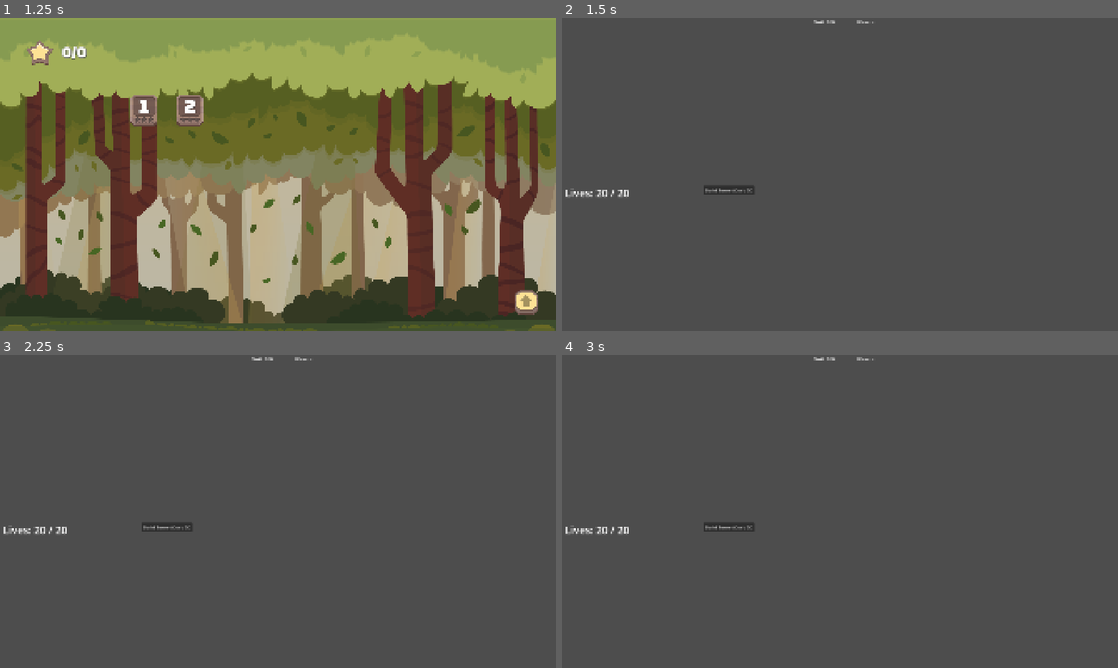
Above: before the commit, frames 1-4 (two rows, left to right).
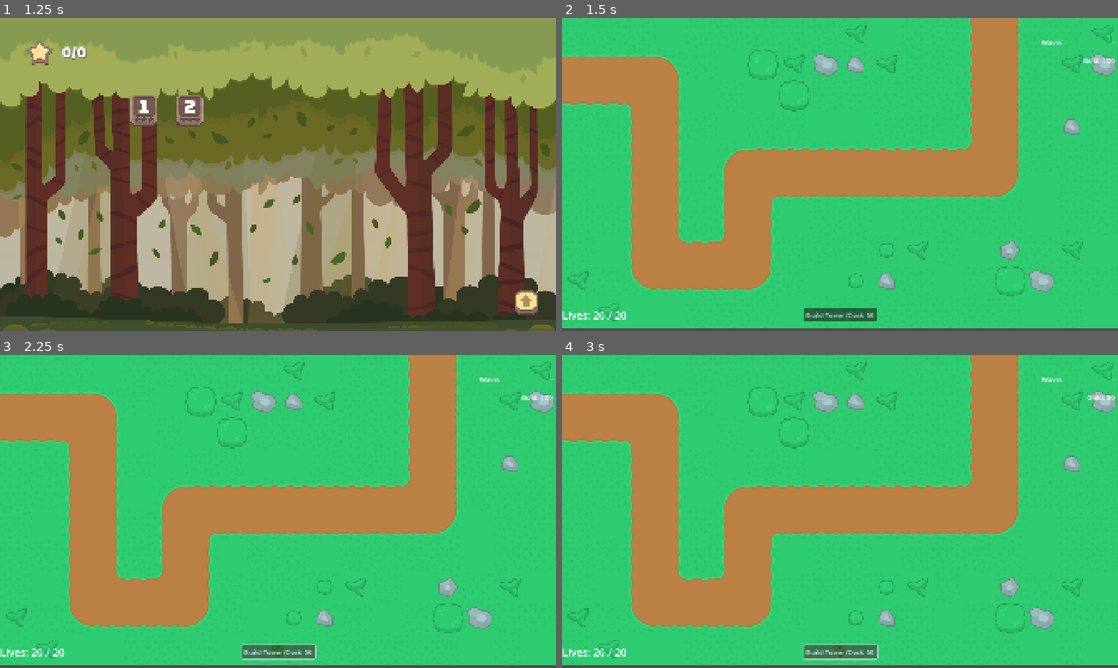
Above: after the commit, the same moments.

Repository: xMOROx/tower-defense-2d
Game: Godot game, scene res://scenes/ui/MainMenu.tscn
The game is run twice, just before and just after one commit, with the same random seed, the same clock (stepped at 60 frames per second) and the same inputs.
Inputs (mouse positions are in pixels of both pictures, inside the frame that each line leads up to):
- Up to frame 1 (1.25 s): click "PLAY" at 0.5 s
- Up to frame 2 (1.5 s): click "1" at 1.25 s
- Up to frame 3 (2.25 s): click (278, 652) at 2 s, where only the run after the commit has a clickable "Build Tower (Cost: 50)"
- Up to frame 4 (3 s): click (840, 652) at 2.75 s, where only the run after the commit has a clickable "Build Tower (Cost: 50)"

Frame 1 is identical in both runs. In frame 2, 99% of the frame differs, in the area x 0-100%, y 0-100%; in frame 3, 99%; in frame 4, 99%.

Commit message:
Scalable UI

Diff:
--- a/scenes/maps/Level_1.tscn
+++ b/scenes/maps/Level_1.tscn
@@ -8,6 +8,7 @@
 [ext_resource type="PackedScene" uid="uid://cdbsdv6gi1k0g" path="res://scenes/enemies/enemy.tscn" id="4_bsx1b"]
 [ext_resource type="Script" uid="uid://etm7lcl52ic" path="res://src/Hud.gd" id="5_ladvl"]
 [ext_resource type="PackedScene" uid="uid://dhic07exb4uhr" path="res://scenes/ui/TowerUpgradeMenu.tscn" id="6_n8iyc"]
+[ext_resource type="Script" uid="uid://djg5lxas2wk88" path="res://src/ui/ScalableCamera2D.gd" id="9_68xhw"]
 
 [sub_resource type="Curve2D" id="Curve2D_jclyi"]
 _data = {
@@ -34,97 +35,121 @@
 size = Vector2(80.5785, 105.176)
 
 [node name="Map1" type="Node2D"]
-visible = false
 script = ExtResource("1_55yl8")
 basic_tower_scene = ExtResource("2_vkvtd")
 
-[node name="Layer_ground" type="TileMapLayer" parent="."]
+[node name="World" type="Node2D" parent="."]
+
+[node name="Layer_ground" type="TileMapLayer" parent="World"]
 tile_map_data = PackedByteArray("AAAAAAAAAgABAAEAAAAAAAEAAgABAAIAAAAAAAIAAgABAAAAAAAAAAMAAgABAAEAAAAAAAQAAgABAAEAAAAAAA …(2800 unchanged characters)…
 tile_set = ExtResource("1_63i5o")
 
-[node name="Layer_objects" type="TileMapLayer" parent="."]
+[node name="Layer_objects" type="TileMapLayer" parent="World"]
 tile_map_data = PackedByteArray("AAAGAAEAAgAPAAUAAAAHAAIAAgAPAAUAAAAHAAEAAgARAAUAAAAKAAEAAgARAAUAAAAJAAAAAgARAAUAAAAQAA …(256 unchanged characters)…
 tile_set = ExtResource("1_63i5o")
 
-[node name="WaveManager" parent="." instance=ExtResource("2_55yl8")]
+[node name="WaveManager" parent="World" instance=ExtResource("2_55yl8")]
 spawner_node_path = NodePath("../EnemySpawner")
 wave_data_file = "res://assets/waves/map1.json"
 
-[node name="EnemySpawner" type="Node2D" parent="."]
+[node name="EnemySpawner" type="Node2D" parent="World"]
 position = Vector2(-2, 127.548)
 scale = Vector2(25.1814, -45.4777)
 script = ExtResource("3_tuf7a")
 enemy_scene = ExtResource("4_bsx1b")
 enemy_path_nodepath = NodePath("../EnemyPath")
 
-[node name="EnemyContainer" type="Node" parent="EnemySpawner"]
+[node name="EnemyContainer" type="Node" parent="World/EnemySpawner"]
 
-[node name="EnemyPath" type="Path2D" parent="."]
+[node name="EnemyPath" type="Path2D" parent="World"]
 curve = SubResource("Curve2D_jclyi")
+
+[node name="PathBlocker" type="Area2D" parent="World"]
+collision_layer = 32
+collision_mask = 0
+
+[node name="CollisionShape2D" type="CollisionShape2D" parent="World/PathBlocker"]
+position = Vector2(125, 127.548)
+shape = SubResource("RectangleShape2D_bwlk2")
+
+[node name="CollisionShape2D2" type="CollisionShape2D" parent="World/PathBlocker"]
+position = Vector2(195.339, 374.395)
+shape = SubResource("RectangleShape2D_ugr47")
+
+[node name="CollisionShape2D3" type="CollisionShape2D" parent="World/PathBlocker"]
+position = Vector2(893, 187)
+shape = SubResource("RectangleShape2D_fxa07")
+
+[node name="CollisionShape2D4" type="CollisionShape2D" parent="World/PathBlocker"]
+position = Vector2(582.544, 321.141)
+shape = SubResource("RectangleShape2D_prr5q")
+
+[node name="CollisionShape2D5" type="CollisionShape2D" parent="World/PathBlocker"]
+position = Vector2(384.225, 470.345)
+shape = SubResource("RectangleShape2D_68xhw")
+
+[node name="CollisionShape2D6" type="CollisionShape2D" parent="World/PathBlocker"]
+position = Vector2(290.939, 512.034)
+shape = SubResource("RectangleShape2D_hekkk")
+
+[node name="TowersContainer" type="Node2D" parent="World"]
+
+[node name="Camera2D" type="Camera2D" parent="World"]
+scale = Vector2(0.548455, 0.328243)
+limit_left = 0
+limit_top = 0
+script = ExtResource("9_68xhw")
 
 [node name="HUD" type="CanvasLayer" parent="."]
 script = ExtResource("5_ladvl")
 
 [node name="LivesLabel" type="Label" parent="HUD"]
 anchors_preset = -1
-anchor_right = 1.0
-anchor_bottom = 0.988
-offset_left = 10.0
-offset_top = 578.0
-offset_right = -942.0
-offset_bottom = -12.224
+offset_top = 999.515
+offset_right = 302.0
+offset_bottom = 1049.52
 theme_override_font_sizes/font_size = 36
+text = "Lives placeholder"
 metadata/_edit_use_anchors_ = true
 
 [node name="CurrencyLabel" type="Label" parent="HUD"]
-offset_left = 867.0
-offset_right = 992.0
-offset_bottom = 23.0
+anchors_preset = -1
+anchor_left = 0.000219027
+anchor_top = 0.000418882
+anchor_right = -0.0409268
+anchor_bottom = 0.000418882
+offset_left = 1654.24
+offset_top = 127.095
+offset_right = 1985.24
+offset_bottom = 177.095
+theme_override_font_sizes/font_size = 24
+text = "Currency placeholder"
+horizontal_alignment = 2
 metadata/_edit_use_anchors_ = true
 
 [node name="WaveLabel" type="Label" parent="HUD"]
-offset_left = 1018.0
-offset_right = 1151.0
-offset_bottom = 23.0
+anchors_preset = -1
+anchor_left = 0.000178019
+anchor_top = 0.000360023
+anchor_right = 0.0241364
+anchor_bottom = 0.0114711
+offset_left = 1654.66
+offset_top = 64.6112
+offset_right = 1860.66
+offset_bottom = 98.6112
+theme_override_font_sizes/font_size = 24
+text = "Wave placeholder"
+horizontal_alignment = 3
 metadata/_edit_use_anchors_ = true
 
 [node name="TowerUpgradeMenu" parent="HUD" instance=ExtResource("6_n8iyc")]
 visible = false
 
 [node name="BuildTowerButton" type="Button" parent="HUD"]
-offset_left = 489.0
-offset_top = 577.0
-offset_right = 660.0
-offset_bottom = 608.0
+offset_left = 835.0
+offset_top = 999.515
+offset_right = 1006.0
+offset_bottom = 1030.52
+scale = Vector2(1.44, 1.44)
 text = "Build Tower (Cost 50)"
 metadata/_edit_use_anchors_ = true
-
-[node name="PathBlocker" type="Area2D" parent="."]
-collision_layer = 32
-collision_mask = 0
-
-[node name="CollisionShape2D" type="CollisionShape2D" parent="PathBlocker"]
-position = Vector2(125, 127.548)
-shape = SubResource("RectangleShape2D_bwlk2")
-
-[node name="CollisionShape2D2" type="CollisionShape2D" parent="PathBlocker"]
-position = Vector2(195.339, 374.395)
-shape = SubResource("RectangleShape2D_ugr47")
-
-[node name="CollisionShape2D3" type="CollisionShape2D" parent="PathBlocker"]
-position = Vector2(893, 187)
-shape = SubResource("RectangleShape2D_fxa07")
-
-[node name="CollisionShape2D4" type="CollisionShape2D" parent="PathBlocker"]
-position = Vector2(582.544, 321.141)
-shape = SubResource("RectangleShape2D_prr5q")
-
-[node name="CollisionShape2D5" type="CollisionShape2D" parent="PathBlocker"]
-position = Vector2(384.225, 470.345)
-shape = SubResource("RectangleShape2D_68xhw")
-
-[node name="CollisionShape2D6" type="CollisionShape2D" parent="PathBlocker"]
-position = Vector2(290.939, 512.034)
-shape = SubResource("RectangleShape2D_hekkk")
-
-[node name="TowersContainer" type="Node2D" parent="."]
--- a/src/maps/Level1.gd
+++ b/src/maps/Level1.gd
@@ -1,7 +1,7 @@
 extends Node2D
 
 @onready var build_tower_button: Button = $HUD/BuildTowerButton
-@onready var towers_container: Node2D = $TowersContainer
+@onready var towers_container: Node2D = $World/TowersContainer
 @onready var upgrade_menu: Control = $HUD/TowerUpgradeMenu
 
 
--- /dev/null
+++ b/src/ui/ScalableCamera2D.gd
@@ -0,0 +1,24 @@
+extends Camera2D
+
+@onready var tilemap_layer = get_node("../Layer_ground") # Adjust the path to your TileMapLayer
+
+func _ready():
+	var tile_set = tilemap_layer.tile_set
+	if tile_set:
+		var cell_size = tile_set.tile_size # Access tile_size from the TileSet
+		var used_rect = tilemap_layer.get_used_rect()
+		var tilemap_size_pixels = used_rect.size * cell_size
+		var viewport_size = get_viewport_rect().size
+
+		# print("cell_size: " + cell_size + " used_rect: " + used_rect + " tilemap_size_pixels: " + tilemap_size_pixels + " viewport_size: " + viewport_size)
+
+		if cell_size.x > 0 and cell_size.y > 0:
+			var zoom_x = viewport_size.x / tilemap_size_pixels.x
+			var zoom_y = viewport_size.y / tilemap_size_pixels.y
+
+			zoom = Vector2(min(zoom_x, zoom_y), min(zoom_x, zoom_y))
+			# position = tilemap_size_pixels / 2 * cell_size # Adjust centering
+		else:
+			printerr("Error: Invalid cell size in TileSet!")
+	else:
+		printerr("Error: TileMapLayer does not have a TileSet assigned!")
Not shown: 1 places in scenes/maps/Level_1.tscn that only renumber resources
Not shown, added: src/ui/ScalableCamera2D.gd.uid
